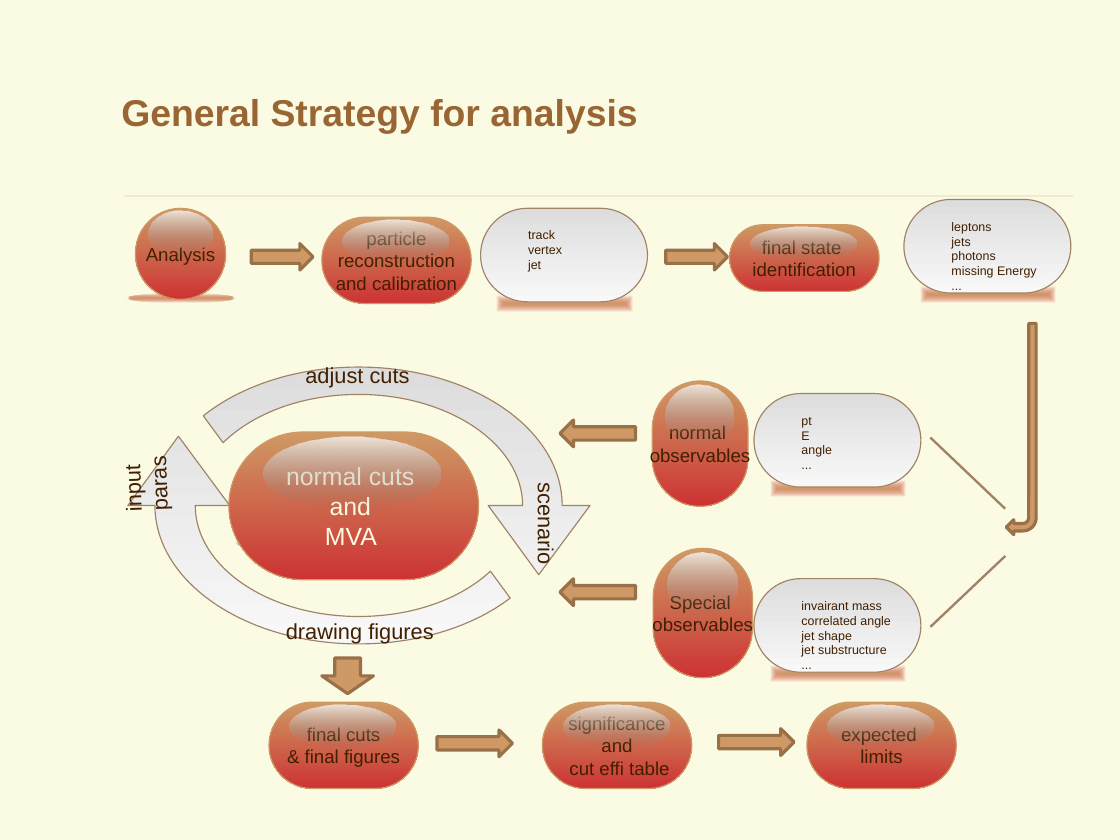
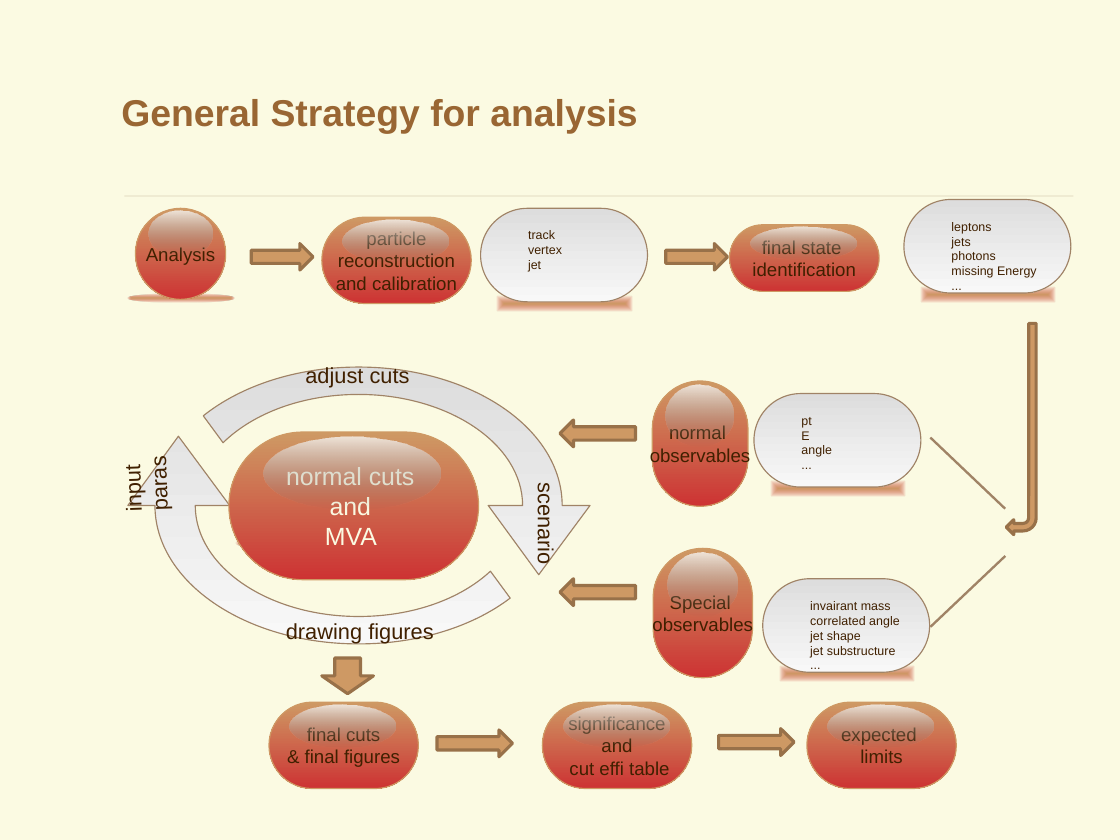
Before and after one commit to YancyW/BASDA, a slide deck: slide 3 of BASDA_Introduction.pptx. Drawn at 1120x840 pixels with LibreOffice and Linux fonts; fonts in the diff are those of the drawing; background and template pictures are left out. Boxes give left, top, right and bottom in pixels: in the first picture for what was removed or moved away, otherwise in the second. Text is boxed around its words. In the diff, an @@ line names an element or a change of style, - is before the commit and + after.

```diff
--- a/BASDA_Introduction.pptx
+++ b/BASDA_Introduction.pptx
@@ rounded rectangle "invairant mass": place and size @@
-rounded rectangle "invairant mass" at [754,579,921,672]
+rounded rectangle "invairant mass" at [763,579,930,672]
@@ rounded rectangle: place and size @@
-rounded rectangle at [771,665,906,681]
+rounded rectangle at [780,665,915,681]
```
Also in this commit, not shown: 4 other slides changed, 5 other files.
